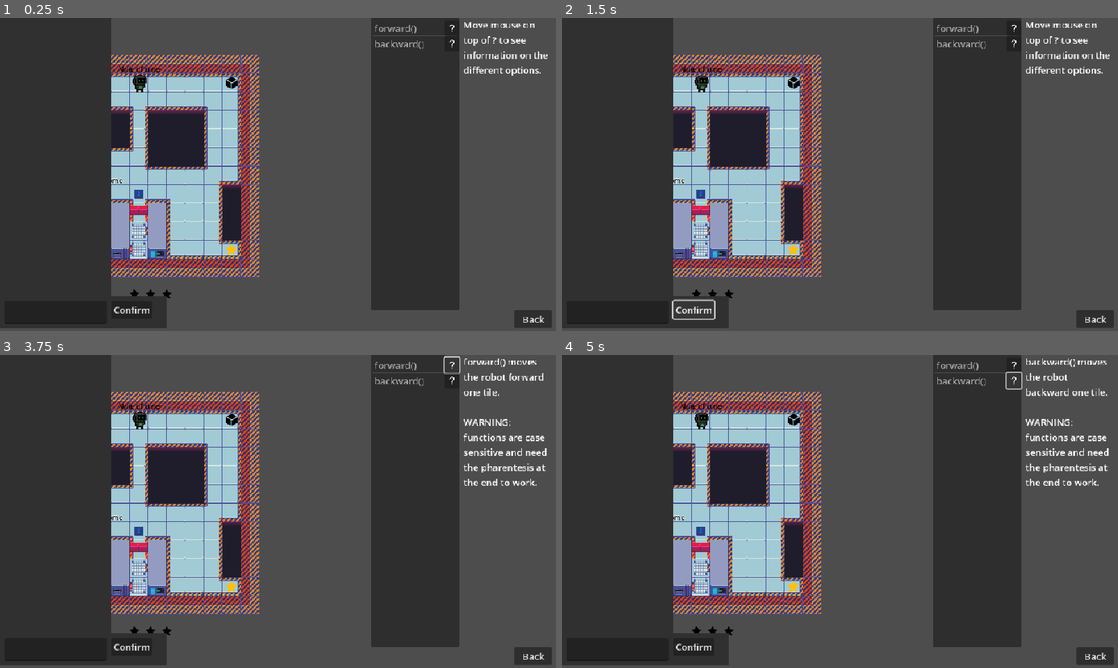
Above: before the commit, frames 1-4 (two rows, left to right).
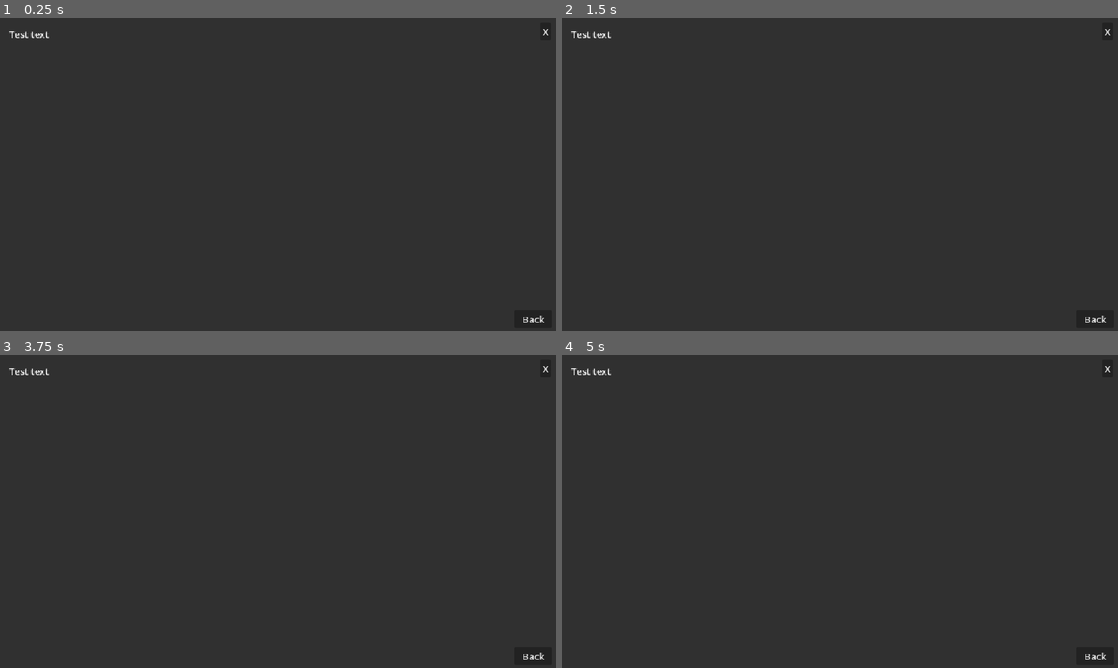
Above: after the commit, the same moments.

Repository: BingloGames/Robot-Bachelor
Game: Godot game, scene res://levels/2 player/Level5.tscn
Same seed, same stepped clock (60 frames per second), same inputs: the game is played once before the commit and once after it. This scene is started directly instead of the project's main scene.
Inputs (mouse positions are in pixels of both pictures, inside the frame that each line leads up to):
- Up to frame 1 (0.25 s): no input
- Up to frame 2 (1.5 s): click (695, 309) at 0.5 s, where only the run before the commit has a clickable "Confirm"; click (695, 309) at 1.25 s, where only the run before the commit has a clickable "Confirm"
- Up to frame 3 (3.75 s): click (344, 655) at 2 s, where only the run after the commit has a clickable "GO!"; click (344, 655) at 2.75 s, where only the run after the commit has a clickable "GO!"; click (450, 364) at 3.5 s
- Up to frame 4 (5 s): click (1012, 380) at 4.25 s

The runs differ from the first frame. In frame 1, 62% of the frame differs, in the area x 0-100%, y 0-100%; in frame 2, 62%; in frame 3, 62%; in frame 4, 62%.

Commit message:
level 5 change

Diff:
--- a/robot-project/info_pop_up.gd
+++ b/robot-project/info_pop_up.gd
@@ -14,7 +14,7 @@
 		return
 
 
-	text_node.set_text(text)
+	get_node("RichTextLabel").set_text(text)
 
 
 func _on_Close_pressed() -> void:
--- a/robot-project/levels/2 player/Level5.tscn
+++ b/robot-project/levels/2 player/Level5.tscn
@@ -61,7 +61,6 @@
 offset_bottom = 536.0
 
 [node name="code" parent="." instance=ExtResource("7_i45n4")]
-visible = false
 offset_right = 640.0
 offset_bottom = 536.0
 
@@ -72,11 +71,12 @@
 offset_bottom = 440.0
 
 [node name="Input pop up" parent="." instance=ExtResource("11_3valm")]
-offset_top = -0.11001587
-offset_bottom = -0.11001587
+visible = false
+offset_left = 448.0
+offset_right = 736.0
+offset_bottom = 536.11
 
 [node name="Info pop up" parent="." instance=ExtResource("9_yywvu")]
-visible = false
 offset_right = 960.0
 offset_bottom = 544.0
 
--- a/robot-project/text_edit_multiplayer.gd
+++ b/robot-project/text_edit_multiplayer.gd
@@ -115,9 +115,9 @@
 	robot_code[get_node("/root/Node2D/robots/robot1")] = codeLines
 	init_code_lines.rpc()
 
-
-	for laser in get_node("/root/Node2D/lasers").get_children():
-		laser.start()
+	if get_node("/root/Node2D").has_noce("lasers"):
+		for laser in get_node("/root/Node2D/lasers").get_children():
+			laser.start()
 
 
 @rpc("authority", "call_local", "reliable")
